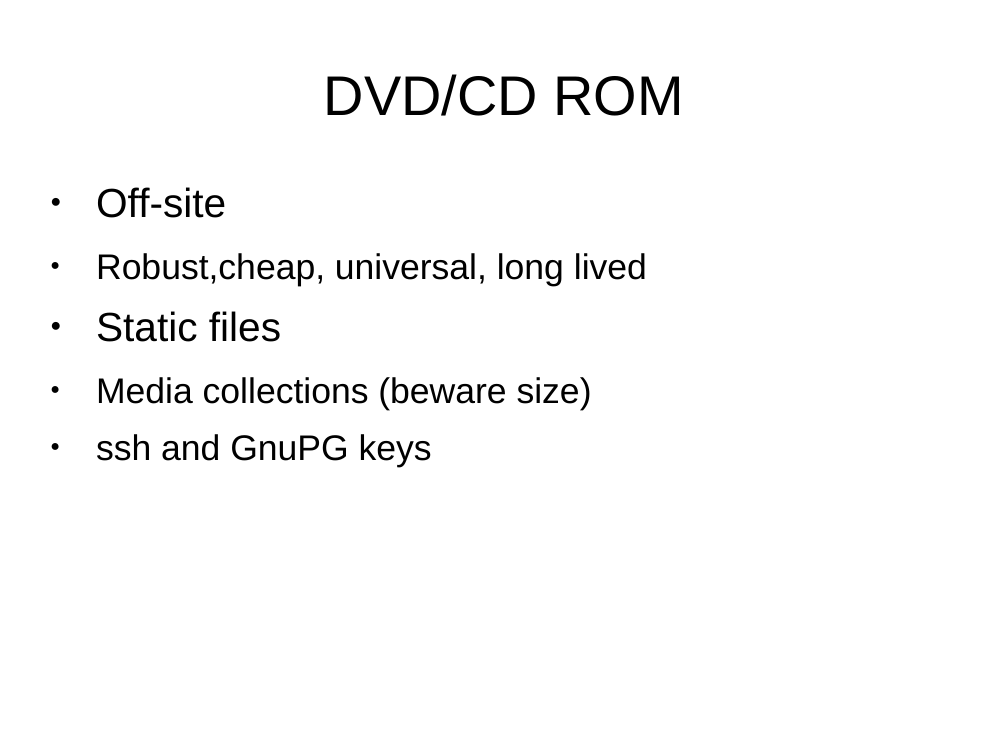
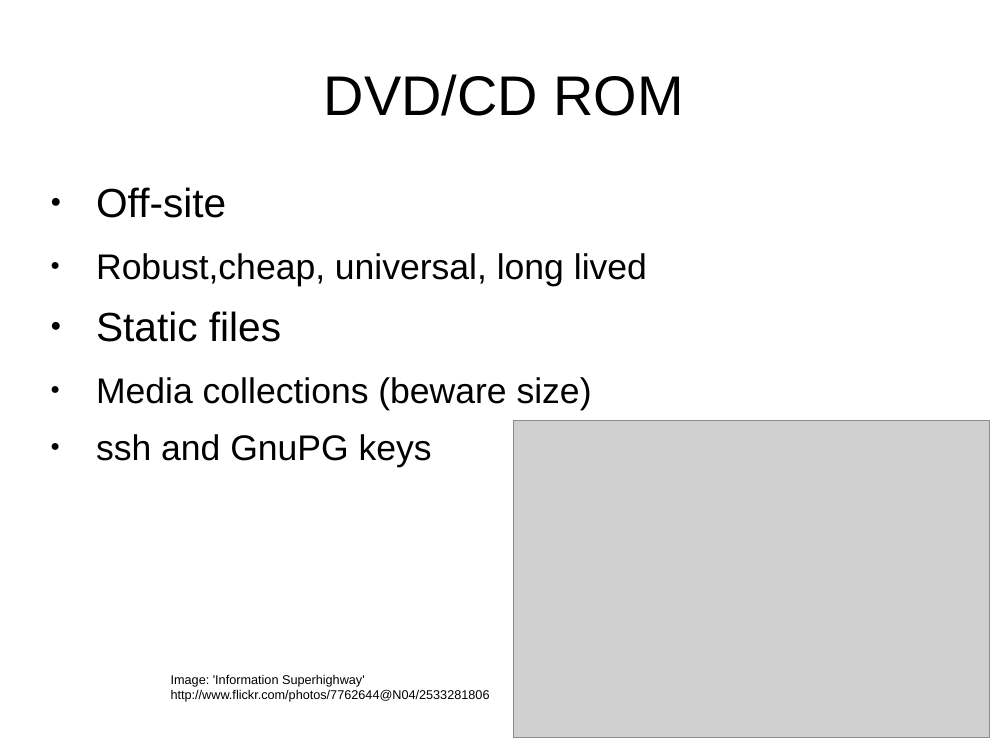
Before and after one commit to wdmchaft/Presentations-1, a slide deck: slide 7 of LinuxBackup/LinuxBackup.odp (slide 6 before the commit). Drawn at 1008x756 pixels with LibreOffice and Linux fonts; fonts in the diff are those of the drawing; grey boxes stand for pictures. Boxes give left, top, right and bottom in pixels: in the first picture for what was removed or moved away, otherwise in the second. Text is boxed around its words. In the diff, an @@ line names an element or a change of style, - is before the commit and + after.

```diff
--- a/LinuxBackup/LinuxBackup.odp
+++ b/LinuxBackup/LinuxBackup.odp
@@ picture added at [514,421,991,738] @@
@@ text added at [171,675,490,702], 10 pt, text #000000 @@
+Image: 'Information Superhighway'
+http://www.flickr.com/photos/7762644@N04/2533281806
```
Also in this commit, not shown: 2 other slides changed, 4 slides added.
